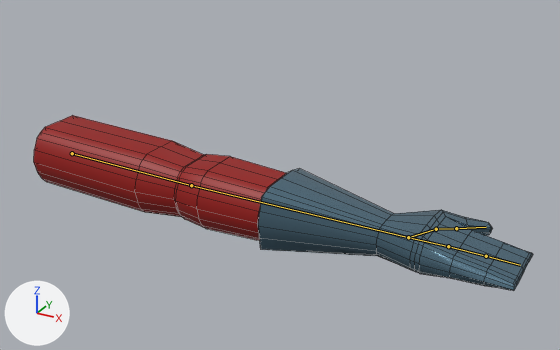
One commit to the Blender file Content/Characters/Arm/Exports/ArmedCombatArm.blend: the scene before it, then after it.
Rendered twice from a camera (50 mm lens) standing at (8.9, -27.1, 15.1) and looking at (-6.0, 0.0, 1.5). Every picture has the same lights, and +X, +Y and +Z are marked at lower left. The bones that bend it are drawn over the model as lines. Mesh edges are drawn as thin lines.

Names of what the first picture shows: 'Arm'.
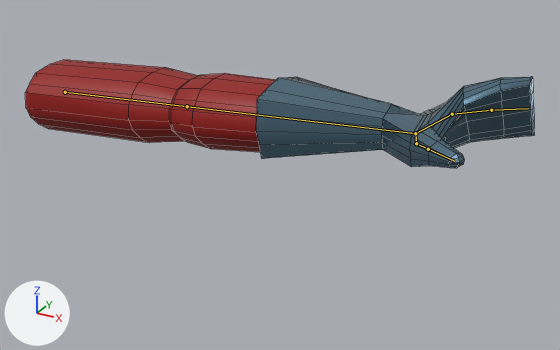
The newer file adds an action. The first version stands in its rest pose; the second is drawn at frame 19 of the action 'LeapForward.001'.

Changed parts and their boxes [x1, y1, x2, y2] in the pictures (560 x 350 px):
'Arm', posed (38% shorter)
    before: [34, 115, 533, 291]
    after: [25, 60, 535, 168]
bone 'Bicep', root to tip
    before: (72, 153) to (191, 185)
    after: (65, 92) to (187, 106)
bone 'Hand.Fingers', root to tip
    before: (408, 237) to (448, 246)
    after: (415, 133) to (452, 114)
bone 'Fingers1', root to tip
    before: (448, 246) to (486, 256)
    after: (452, 114) to (491, 110)

What the commit changed:
Bone 'Bicep' (bone_bicep) moves from (0.0, 0.0, 0.0) to (-3.26, -0.03, 0.0).
Bone 'Hand.Fingers' (bone_hand_fingers) turns from (0, 0, 0) to (-58, -30, 66) degrees about its own x, y and z.
Bone 'Fingers1' (bone_fingers1) turns from (0, 0, 0) to (4, -1, -36) degrees about its own x, y and z.
Bone 'wristIK' (bone_wristik) moves from (0.0, 0.0, 0.0) to (1.63, 3.47, -2.49).
Bone 'wristIK' (bone_wristik) turns from (0, 0, 0) to (34, -5, 26) degrees about its own x, y and z.
